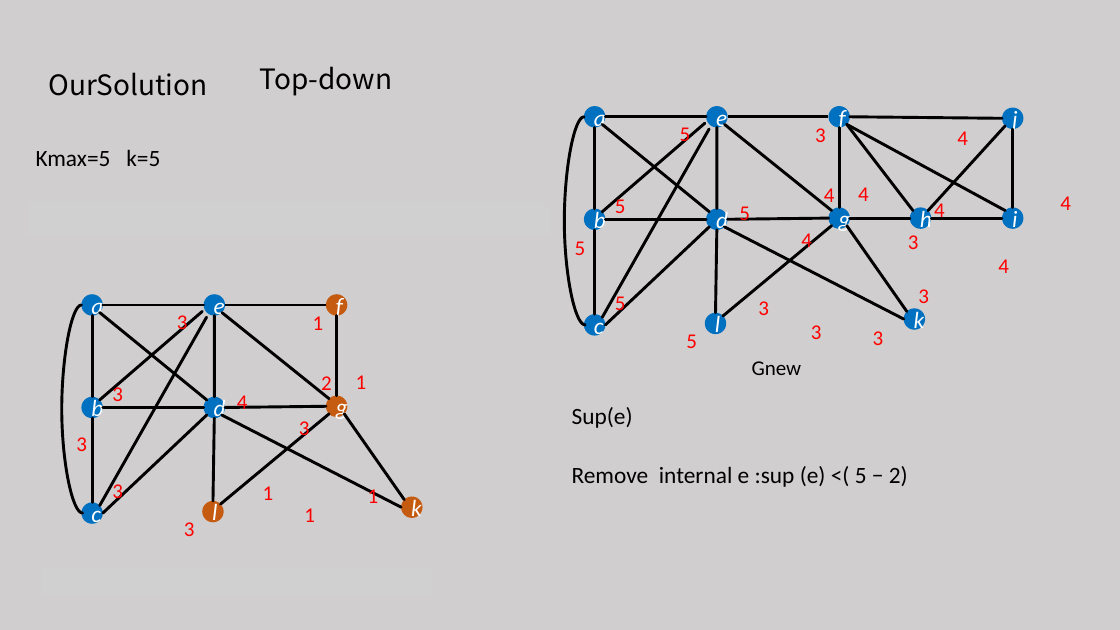
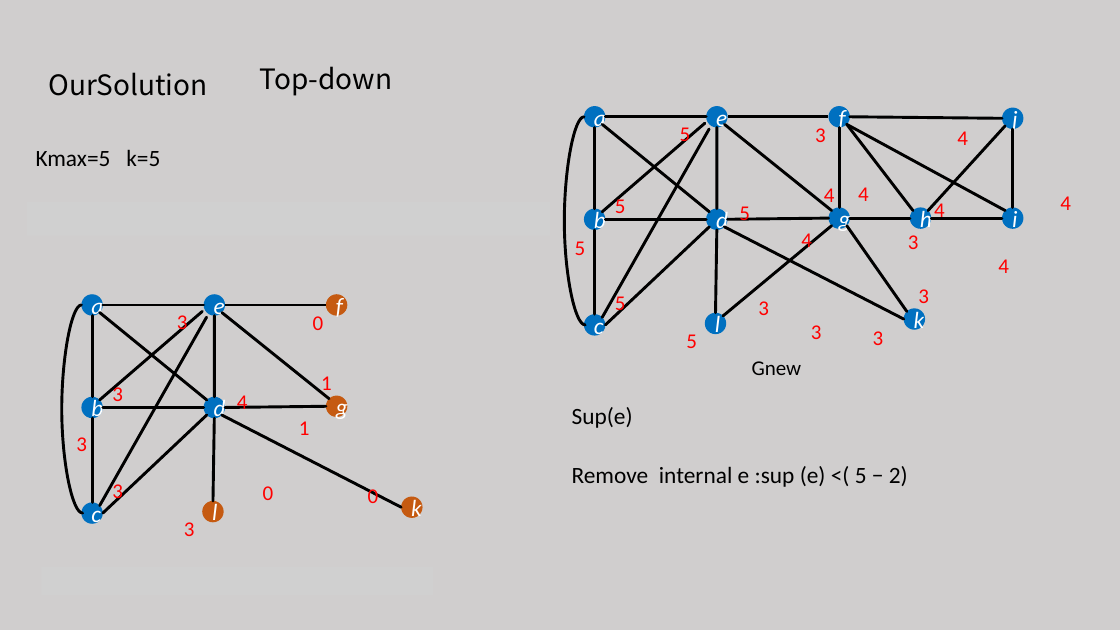
Before and after one commit to tianzhuwei/PPT, a slide deck: slide 20 of 魏天柱--Truss decomposition in massive networks .pptx (slide 19 before the commit). Drawn at 1120x630 pixels with LibreOffice and Linux fonts; fonts in the diff are those of the drawing; grey boxes stand for pictures. Boxes give left, top, right and bottom in pixels: in the first picture for what was removed or moved away, otherwise in the second. Text is boxed around its words. In the diff, an @@ line names an element or a change of style, - is before the commit and + after.

Commit message:
complete end

```diff
--- a/魏天柱--Truss decomposition in massive networks .pptx
+++ b/魏天柱--Truss decomposition in massive networks .pptx
@@ text at [313, 316, 324, 330]: text changed @@
-1
+0
@@ line removed from (337, 396) to (337, 316) @@
@@ text "1" rewrapped from [304, 508, 315, 522] to [321, 376, 332, 397] @@
@@ text "1": place and size @@
-text "1" at [356, 375, 367, 389]
+text "1" at [299, 421, 310, 435]
@@ text removed at [321, 376, 332, 397] @@
-2
@@ line removed from (221, 504) to (329, 414) @@
@@ line removed from (404, 500) to (344, 414) @@
@@ text removed at [299, 421, 310, 441] @@
-3
@@ text removed at [263, 486, 274, 500] @@
-1
@@ text added at [263, 486, 274, 500], 18 pt, text #FF0000 @@
+0
@@ text at [368, 488, 379, 503]: text changed @@
-1
+0
```
Also in this commit, not shown: 5 other slides changed, 1 slide added, 2 slides removed.
